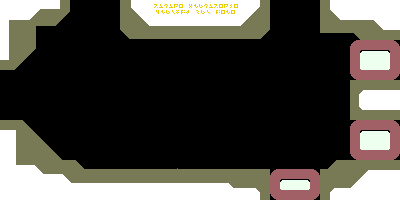
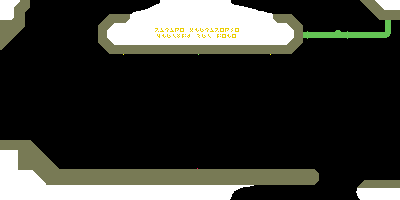
Layer changes from the first w=400, h=200 image to the second:
renamed "Pasted Layer #1" to "Writing", painted on it over [154,4,239,38]
removed layer "vault_lab.png copy #1" over [280,51,390,190]
removed layer "vault_lab.png copy" over [0,0,400,200]
added layer "Lamps" above "Wires" over [123,54,271,55]
added layer "Pipes #1" above "Pasted Layer #3" over [303,20,391,39]
added layer "Pasted Layer #3" over [0,0,400,200]
